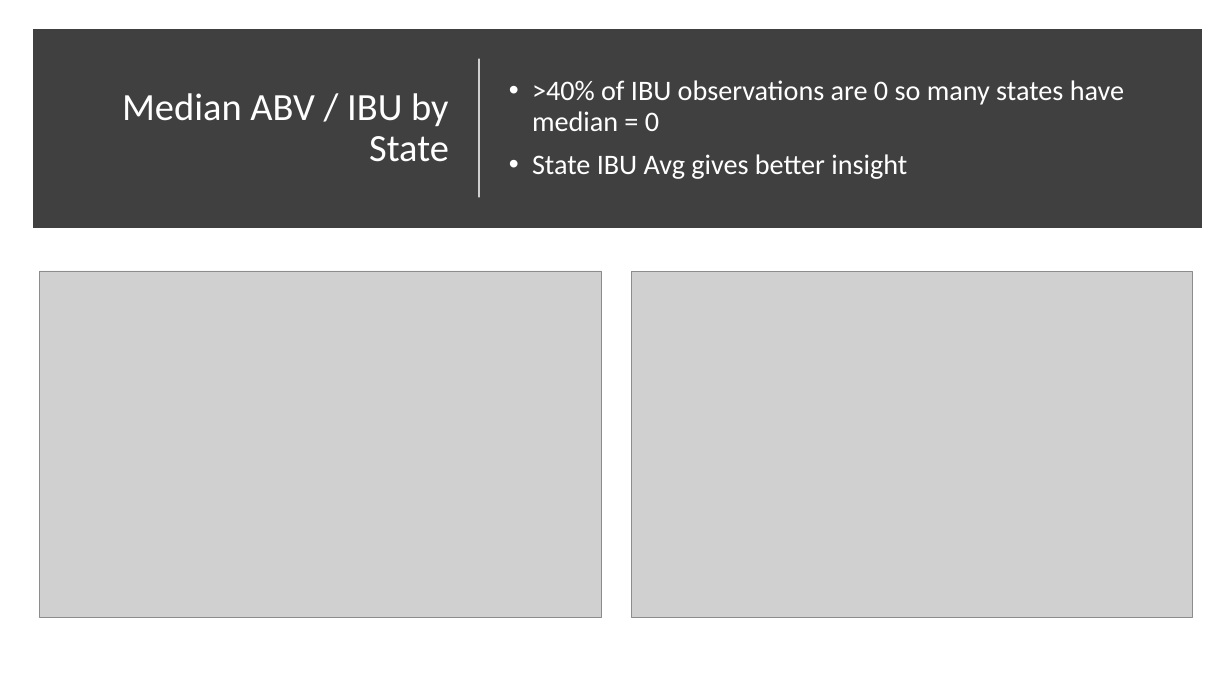
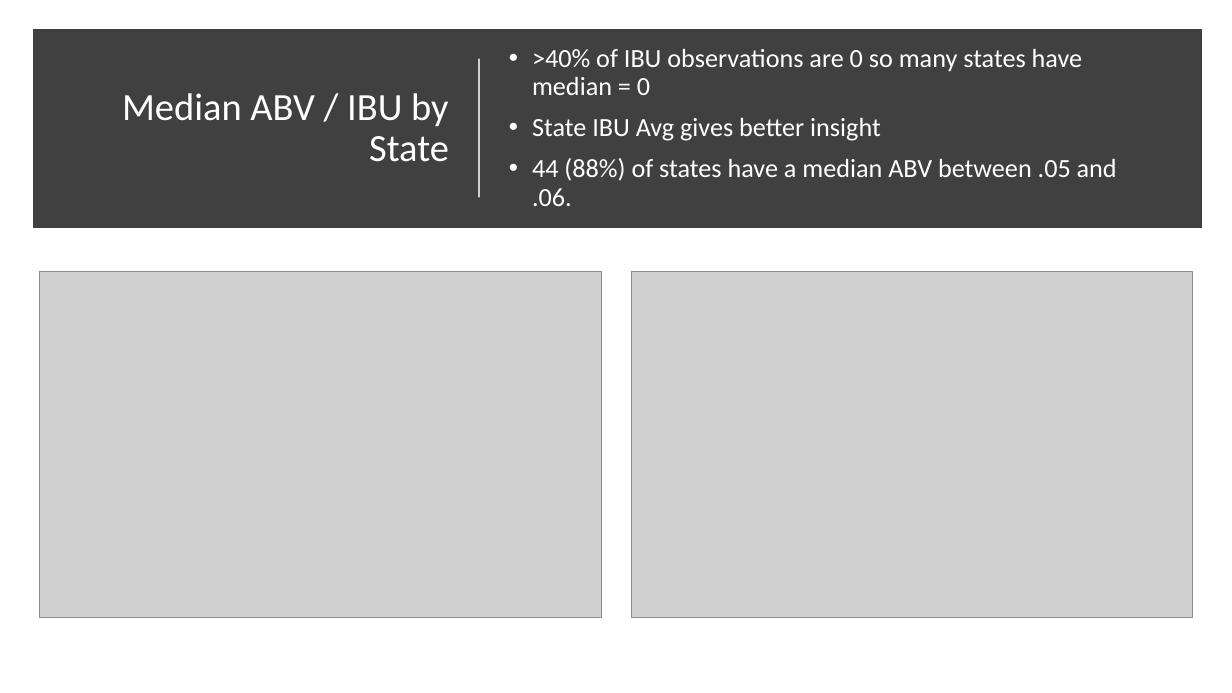
Before and after one commit to ericlaigaie/Case-Study-01, a slide deck: slide 5 of EDA_Presentation.pptx. Drawn at 1232x693 pixels with LibreOffice and Linux fonts; fonts in the diff are those of the drawing; grey boxes stand for pictures. Boxes give left, top, right and bottom in pixels: in the first picture for what was removed or moved away, otherwise in the second. Text is boxed around its words. In the diff, an @@ line names an element or a change of style, - is before the commit and + after.

Commit message:
Update
Added bullet on median ABV

```diff
--- a/EDA_Presentation.pptx
+++ b/EDA_Presentation.pptx
@@ text at <box>532,49,1082,141</box>: size 22 to 20.4 pt in ">40% of IBU observations are 0 so ...", "State IBU Avg gives better insight" @@
@@ text at <box>532,158,1117,206</box>: paragraph added @@
+• 44 (88%) of states have a median ABV between .05 and .06.
```
